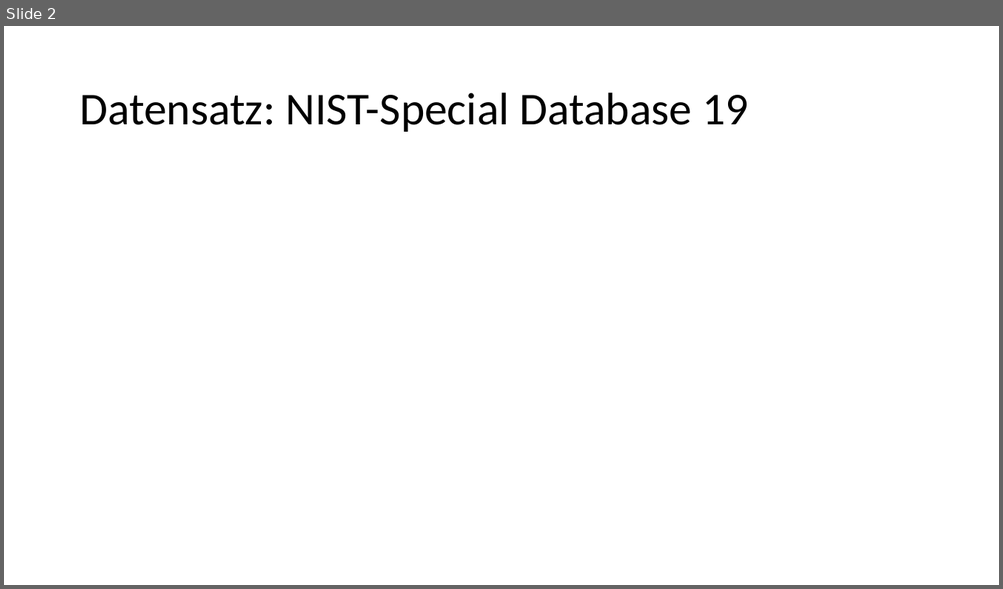
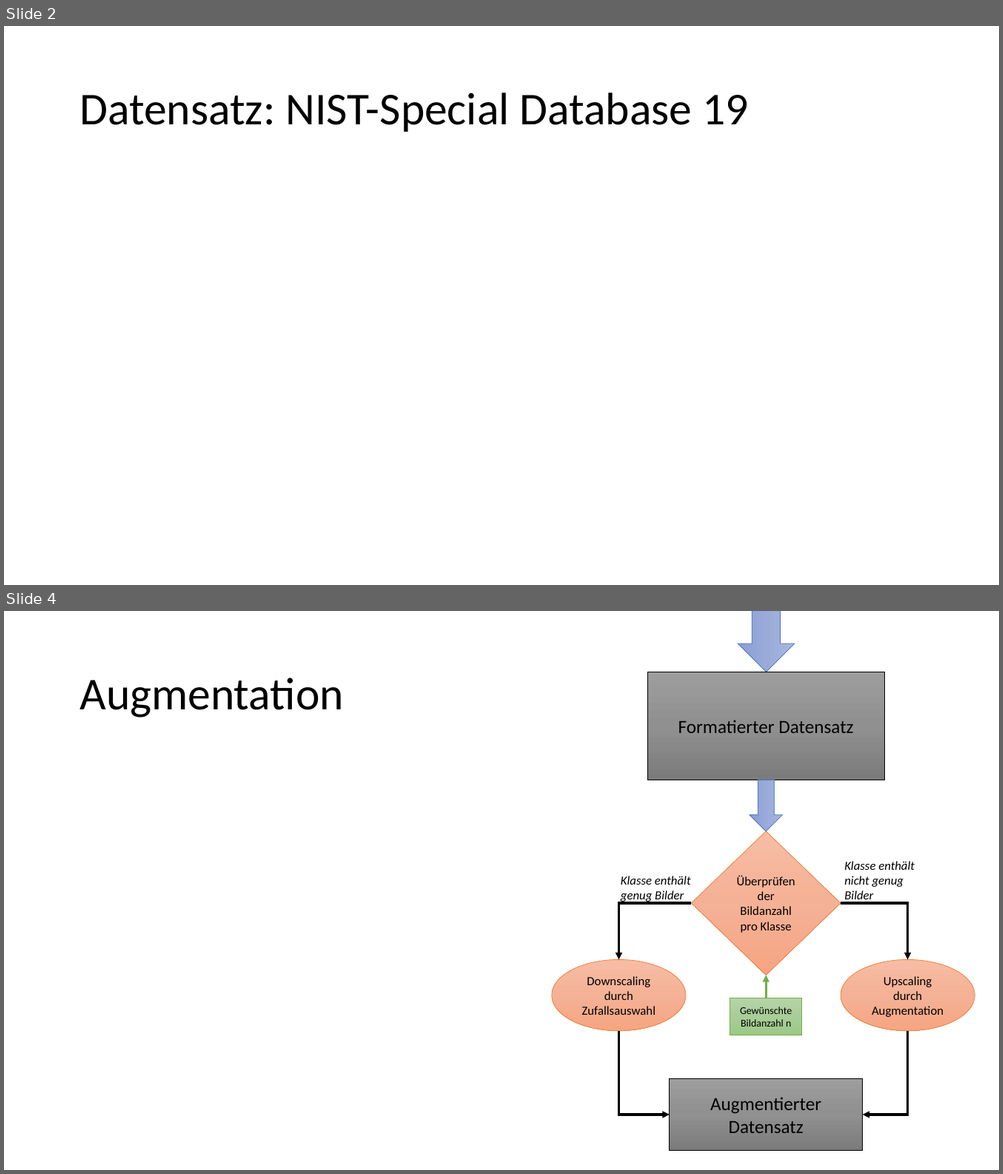
Before and after one commit to ageinpee/ComputerVision, a slide deck: project/Präsentation CV-Prak.pptx. Shown one above the other, each under a label of ours: slide 2 before the commit, slides 2 and 4 after it; the slides between them are not shown. The pictures are 1003x589 and 1003x1174 pixels, drawn with LibreOffice and Linux fonts; fonts in the diff are those of the drawing. Boxes give left, top, right and bottom in pixels: in the first picture for what was removed or moved away, otherwise in the second. Text is boxed around its words. In the diff, an @@ line names an element or a change of style, - is before the commit and + after.

```diff
--- a/project/Präsentation CV-Prak.pptx
+++ b/project/Präsentation CV-Prak.pptx
@@ slide 4 added at (4,611,999,1170), background #FFFFFF @@
@@ right arrow added at (738,611,794,672), fill gradient #A8B7DF to #9AABD9 to #889ED7, outline #4472C4 0.5 pt @@
@@ rectangle added at (647,672,884,780), fill gradient #9D9D9D to #909090 to #7C7C7C, outline #000000 0.5 pt, 18 pt, text #000000 @@
+Formatierter Datensatz
@@ title added at (79,678,343,718), 44 pt, text #000000 @@
+Augmentation
@@ right arrow added at (750,780,782,832), fill gradient #A8B7DF to #9AABD9 to #889ED7, outline #4472C4 0.5 pt @@
@@ diamond added at (691,831,840,975), fill gradient #F7BDA5 to #F5B196 to #F8A582, outline #ED7D31 0.5 pt, 12 pt, text #000000 @@
+Überprüfen der Bildanzahl pro Klasse
@@ text added at (620,876,691,903), 12 pt, text #000000, italic @@
+Klasse enthält genug Bilder
@@ text added at (844,861,914,903), 12 pt, text #000000, italic @@
+Klasse enthält nicht genug Bilder
@@ elbow arrow added from (691, 903) to (619, 960), #000000 2.25 pt @@
@@ elbow arrow added from (840, 903) to (908, 960), #000000 2.25 pt @@
@@ ellipse added at (552,960,686,1032), fill gradient #F7BDA5 to #F5B196 to #F8A582, outline #ED7D31 0.5 pt, 12 pt, text #000000 @@
+Downscaling durch Zufallsauswahl
@@ ellipse added at (840,960,975,1032), fill gradient #F7BDA5 to #F5B196 to #F8A582, outline #ED7D31 0.5 pt, 12 pt, text #000000 @@
+Upscaling durch Augmentation
@@ arrow added from (765, 998) to (765, 975), #70AD47 2.25 pt @@
@@ rectangle added at (730,998,802,1036), fill gradient #B5D5A7 to #AACE9A to #9CC987, outline #70AD47 0.5 pt, 10 pt, text #000000 @@
+Gewünschte Bildanzahl n
@@ elbow arrow added from (619, 1031) to (669, 1116), #000000 2.25 pt @@
@@ elbow arrow added from (908, 1031) to (862, 1116), #000000 2.25 pt @@
@@ rectangle added at (669,1079,862,1151), fill gradient #9D9D9D to #909090 to #7C7C7C, outline #000000 0.5 pt, 18 pt, text #000000 @@
+Augmentierter Datensatz
```
Also in this commit, not shown: 2 slides changed, 1 other slide added, 2 slides removed.
